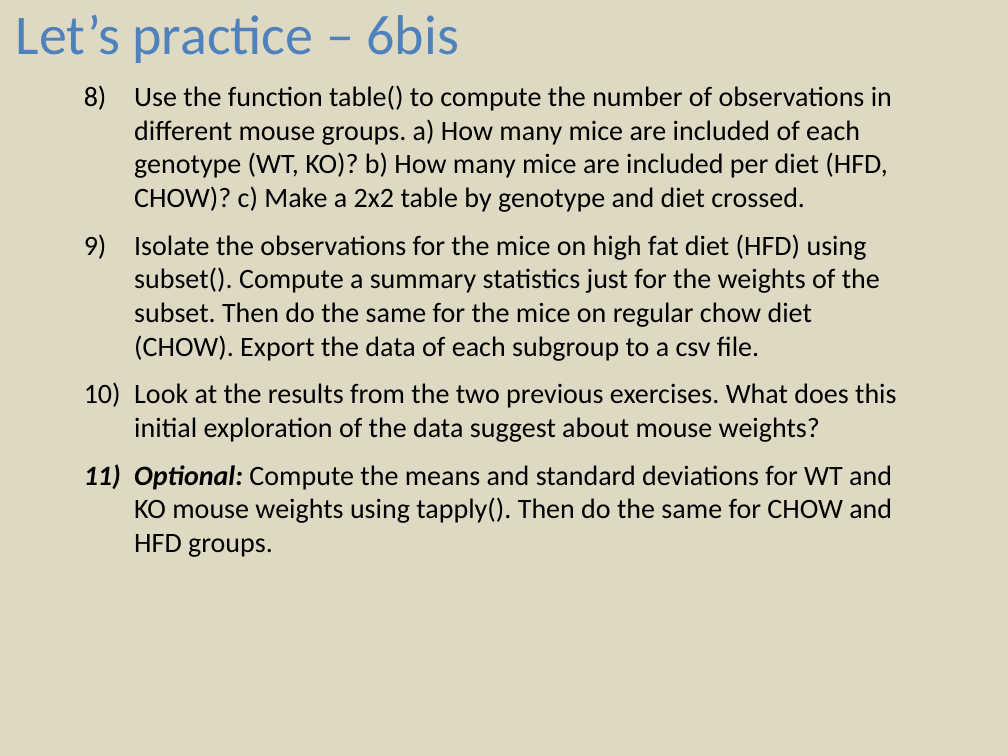
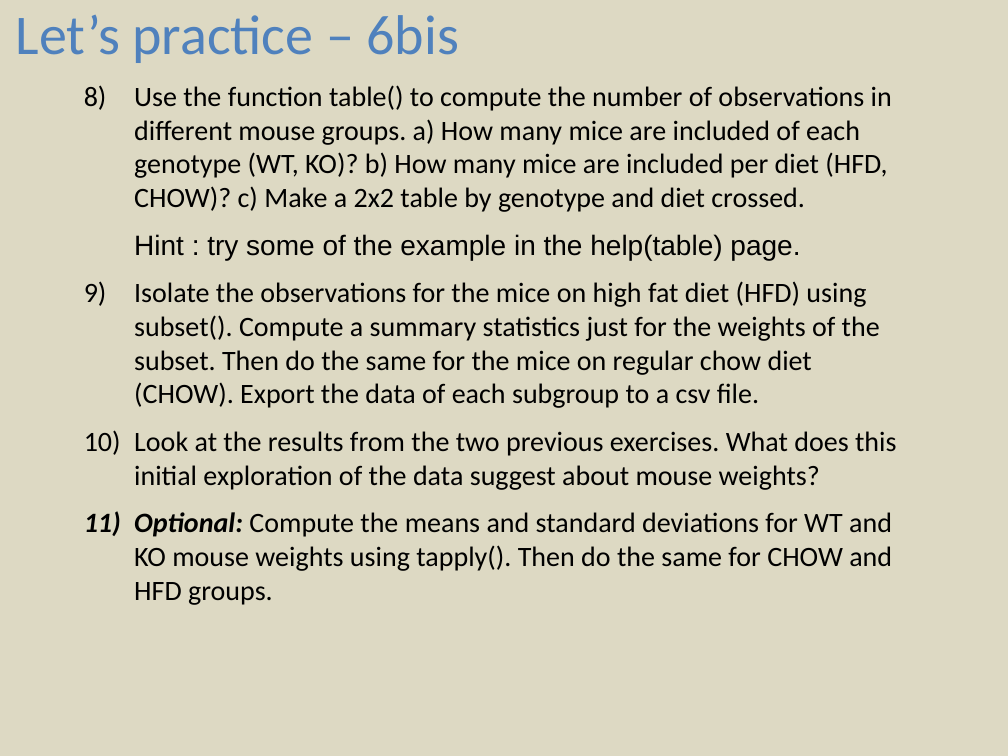
Before and after one commit to sib-swiss/first-steps-with-R-training, a slide deck: slide 9 of assets/pptx/First-steps-with-R_practicals_day1.pptx (slide 8 before the commit). Drawn at 1008x756 pixels with LibreOffice and Linux fonts; fonts in the diff are those of the drawing. Boxes give left, top, right and bottom in pixels: in the first picture for what was removed or moved away, otherwise in the second. Text is boxed around its words. In the diff, an @@ line names an element or a change of style, - is before the commit and + after.

```diff
--- a/assets/pptx/First-steps-with-R_practicals_day1.pptx
+++ b/assets/pptx/First-steps-with-R_practicals_day1.pptx
@@ text at <box>134,234,800,260</box>: paragraph added @@
+    Hint : try some of the example in the help(table) page.
```
Also in this commit, not shown: 3 other slides changed, 1 slide added, 2 other files.
